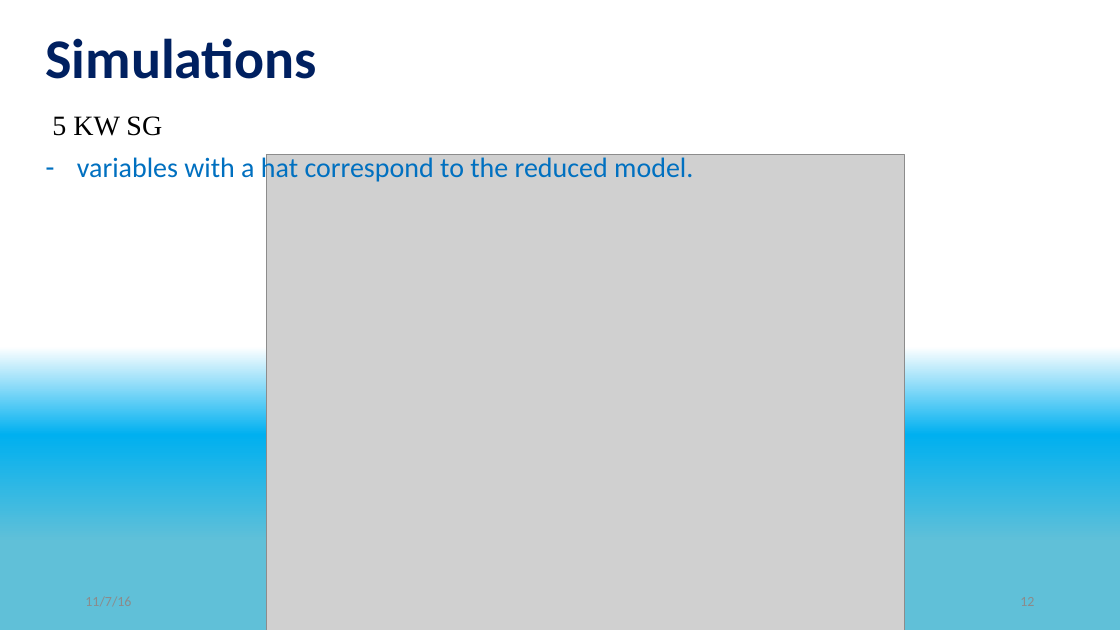
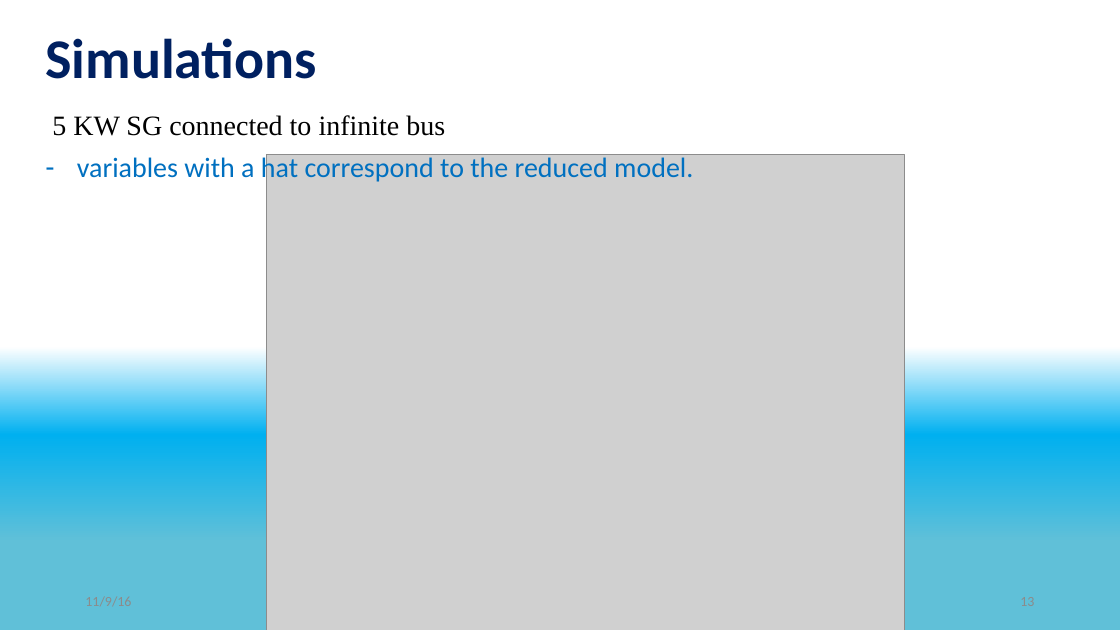
Before and after one commit to eladven/thesis, a slide deck: slide 13 of Presentations/Seminar.pptx (slide 12 before the commit). Drawn at 1120x630 pixels with LibreOffice and Linux fonts; fonts in the diff are those of the drawing; grey boxes stand for pictures. Boxes give left, top, right and bottom in pixels: in the first picture for what was removed or moved away, otherwise in the second. Text is boxed around its words. In the diff, an @@ line names an element or a change of style, - is before the commit and + after.

```diff
--- a/Presentations/Seminar.pptx
+++ b/Presentations/Seminar.pptx
@@ subtitle at [52, 115, 445, 136]: text changed @@
-5 KW SG
+5 KW SG connected to infinite bus
```
Also in this commit, not shown: 15 other slides changed, 1 slide added, 1 other file.
